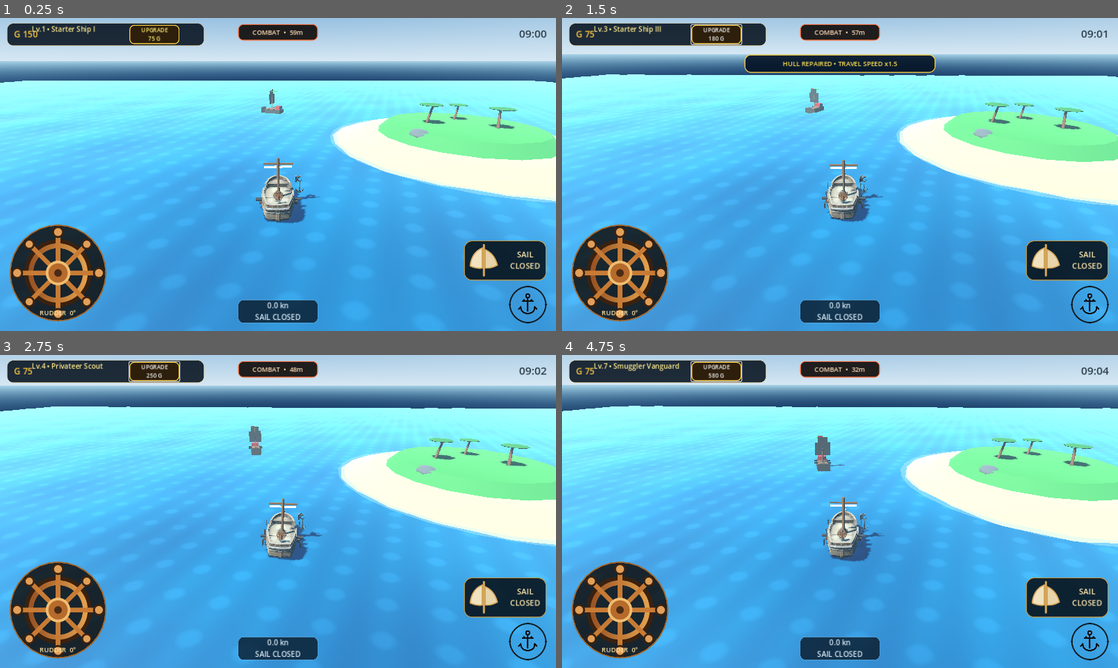
Above: before the commit, frames 1-4 (two rows, left to right).
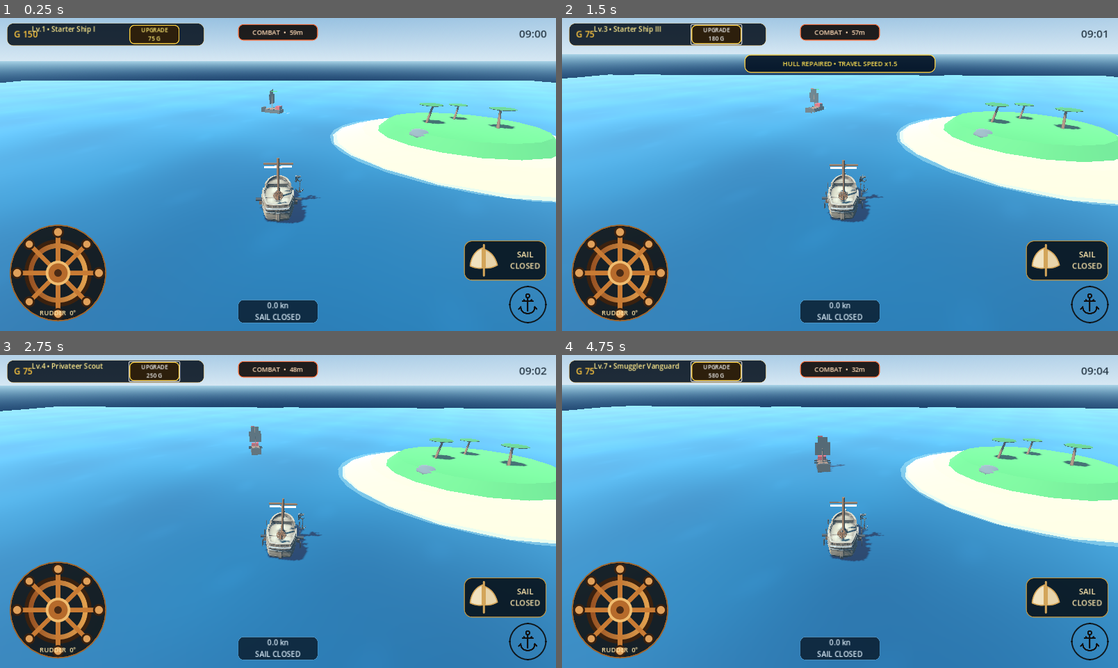
Above: after the commit, the same moments.

Repository: za99405com-ui/Pirate-Seasonline
Game: Godot game, scene res://scenes/world/world.tscn
Same seed, same stepped clock (60 frames per second), same inputs: the game is played once before the commit and once after it.
Inputs:
- Up to frame 1 (0.25 s): no input
- Up to frame 2 (1.5 s): click "UPGRADE 75 G" at 0.5 s; click "UPGRADE 120 G" at 1.25 s
- Up to frame 3 (2.75 s): click "UPGRADE 180 G" at 2 s
- Up to frame 4 (4.75 s): click "UPGRADE 250 G" at 2.75 s; click "UPGRADE 340 G" at 3.5 s; click "UPGRADE 450 G" at 4.25 s

The runs differ from the first frame. In frame 1, 59% of the frame differs, in the area x 0-100%, y 20-100%; in frame 2, 60%; in frame 3, 62%; in frame 4, 62%, in the area x 0-100%, y 16-100%.

Commit message:
Remove repetitive bright water spots and replace with smooth crossing swells

Diff:
--- a/godot_game/shaders/ocean_water.gdshader
+++ b/godot_game/shaders/ocean_water.gdshader
@@ -1,42 +1,45 @@
 shader_type spatial;
 render_mode cull_disabled, diffuse_burley, specular_schlick_ggx;
 
-// Economical water for Godot 4 Mobile/WebGL: three coherent long waves +
-// inexpensive high-frequency glints. No costly screen refraction.
-uniform vec3 deep_color : source_color = vec3(0.018, 0.15, 0.265);
-uniform vec3 light_color : source_color = vec3(0.035, 0.36, 0.45);
+// Smooth stylised-realistic sea for Godot 4 mobile browsers.
+// Large crossing swells + very soft broken highlights: avoid repeating dots.
+uniform vec3 deep_color : source_color = vec3(0.016, 0.155, 0.255);
+uniform vec3 light_color : source_color = vec3(0.048, 0.295, 0.385);
 uniform float daylight : hint_range(0.0, 1.0) = 0.86;
-uniform float wave_height : hint_range(0.0, 0.4) = 0.20;
+uniform float wave_height : hint_range(0.0, 0.5) = 0.18;
 varying float wave_crest;
 varying vec2 sea_uv;
 
-void vertex() {
-	vec2 p = (MODEL_MATRIX * vec4(VERTEX, 1.0)).xz;
-	sea_uv = p;
-	float wave_a = sin(p.x * 0.27 + TIME * 0.86) * 0.50;
-	float wave_b = cos(p.y * 0.31 - TIME * 0.73 + p.x * 0.08) * 0.32;
-	float wave_c = sin((p.x + p.y) * 0.16 + TIME * 0.52) * 0.18;
-	wave_crest = wave_a + wave_b + wave_c;
-	VERTEX.y += wave_crest * wave_height;
-	float grad_x = (0.50 * 0.27 * cos(p.x * 0.27 + TIME * 0.86)
-		+ 0.32 * 0.08 * -sin(p.y * 0.31 - TIME * 0.73 + p.x * 0.08)
-		+ 0.18 * 0.16 * cos((p.x + p.y) * 0.16 + TIME * 0.52)) * wave_height;
-	float grad_z = (-0.32 * 0.31 * sin(p.y * 0.31 - TIME * 0.73 + p.x * 0.08)
-		+ 0.18 * 0.16 * cos((p.x + p.y) * 0.16 + TIME * 0.52)) * wave_height;
-	NORMAL = normalize(vec3(-grad_x, 1.0, -grad_z));
+void vertex(){
+  vec2 p = (MODEL_MATRIX * vec4(VERTEX, 1.0)).xz;
+  sea_uv = p;
+  float a = sin(dot(p, vec2(0.14, 0.09)) + TIME * 0.62);
+  float b = sin(dot(p, vec2(-0.10, 0.19)) - TIME * 0.47);
+  float c = sin(dot(p, vec2(0.24, -0.06)) + TIME * 0.88);
+  wave_crest = 0.52*a + 0.33*b + 0.15*c;
+  VERTEX.y += wave_crest * wave_height;
+  float dx = (0.52*0.14*cos(dot(p,vec2(0.14,0.09))+TIME*0.62)
+    + 0.33*(-0.10)*cos(dot(p,vec2(-0.10,0.19))-TIME*0.47)
+    + 0.15*0.24*cos(dot(p,vec2(0.24,-0.06))+TIME*0.88))*wave_height;
+  float dz = (0.52*0.09*cos(dot(p,vec2(0.14,0.09))+TIME*0.62)
+    + 0.33*0.19*cos(dot(p,vec2(-0.10,0.19))-TIME*0.47)
+    - 0.15*0.06*cos(dot(p,vec2(0.24,-0.06))+TIME*0.88))*wave_height;
+  NORMAL = normalize(vec3(-dx,1.0,-dz));
 }
 
-void fragment() {
-	float ripple_a = sin(sea_uv.x * 1.35 + sea_uv.y * 0.52 + TIME * 1.1);
-	float ripple_b = sin(sea_uv.y * 1.66 - sea_uv.x * 0.34 - TIME * 1.4);
-	float highlights = smoothstep(0.82, 1.75, ripple_a + ripple_b);
-	float fresnel = pow(1.0 - max(dot(normalize(NORMAL), normalize(VIEW)), 0.0), 3.0);
-	float depth_tint = clamp(0.49 + wave_crest * 0.15 + ripple_a * 0.045, 0.08, 0.82);
-	vec3 ocean_tint = mix(deep_color, light_color, depth_tint);
-	ocean_tint *= mix(0.18, 1.04, daylight);
-	ALBEDO = ocean_tint + vec3(0.10, 0.15, 0.17) * fresnel * daylight
-		+ vec3(0.12, 0.15, 0.15) * highlights * 0.22 * daylight;
-	METALLIC = 0.02;
-	ROUGHNESS = 0.31;
-	SPECULAR = 0.76;
+void fragment(){
+  // Mild wave streaks, not bright repeating circular patches.
+  float flow = sin(sea_uv.x*0.36 + sea_uv.y*0.19 + TIME*0.7
+      + sin(sea_uv.y*0.11 - TIME*0.26)*0.9);
+  float flow2 = sin(sea_uv.x*(-0.21) + sea_uv.y*0.27 - TIME*0.42);
+  float shimmer = smoothstep(0.74,1.50,flow*0.67+flow2*0.33);
+  float tint = clamp(0.50 + wave_crest*0.16 + flow*0.022, 0.1,0.9);
+  float view_fresnel = pow(1.0-clamp(dot(normalize(NORMAL),normalize(VIEW)),0.0,1.0),3.0);
+  vec3 col = mix(deep_color,light_color,tint);
+  col *= mix(0.19,1.0,daylight);
+  ALBEDO = col + vec3(0.023,0.037,0.042)*shimmer*daylight
+              + vec3(0.035,0.055,0.060)*view_fresnel*daylight;
+  ROUGHNESS=0.34;
+  SPECULAR=0.42;
+  METALLIC=0.01;
 }
